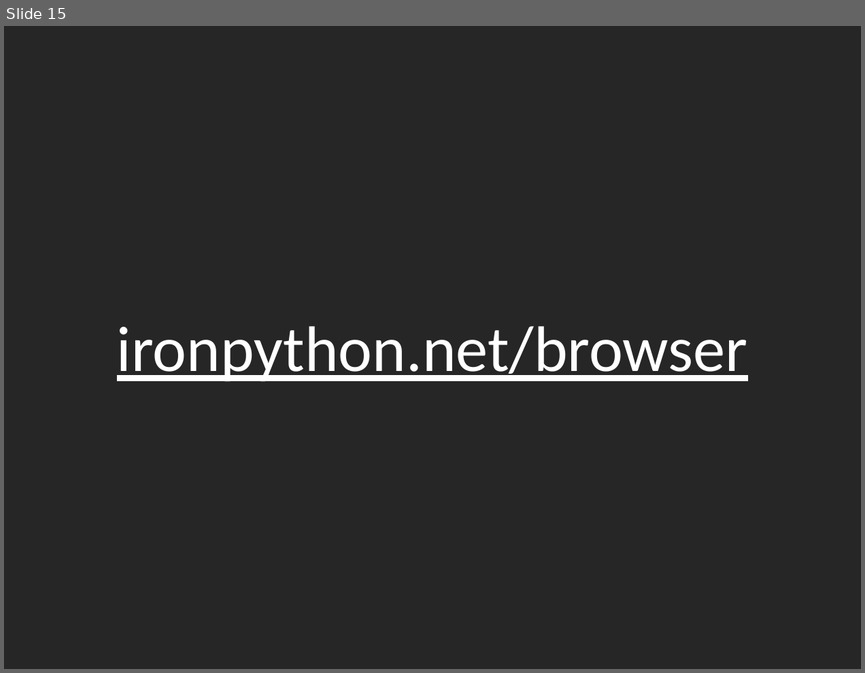
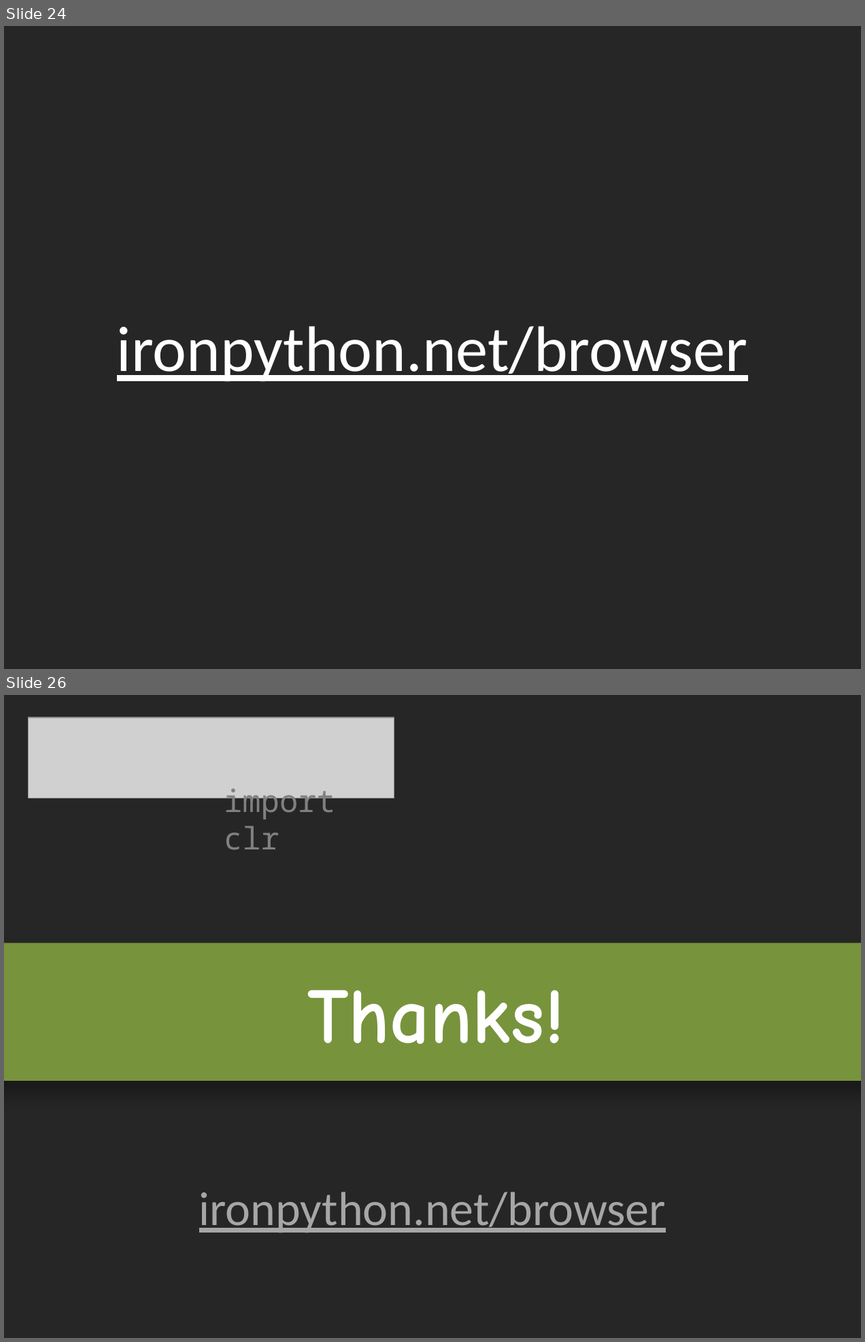
Before and after one commit to jschementi/pycon2010, a slide deck: slides/jimmysch-python-in-the-browser.pptx. Shown one above the other, each under a label of ours: slide 15 before the commit, slides 24 and 26 after it; the slides between them are not shown. The pictures are 865x673 and 865x1342 pixels, drawn with LibreOffice and Linux fonts; fonts in the diff are those of the drawing; grey boxes stand for pictures. Boxes give left, top, right and bottom in pixels: in the first picture for what was removed or moved away, otherwise in the second. Text is boxed around its words. In the diff, an @@ line names an element or a change of style, - is before the commit and + after.

```diff
--- a/slides/jimmysch-python-in-the-browser.pptx
+++ b/slides/jimmysch-python-in-the-browser.pptx
@@ slide 26 added at <box>4,695,861,1338</box>, background #262626 @@
@@ picture added at <box>28,717,394,798</box> @@
@@ text added at <box>224,783,335,849</box>, 26 pt, text #808080 @@
+import clr
@@ rectangle added at <box>4,943,861,1081</box>, fill #77933C, 66 pt, text #FFFFFF, bold @@
+Thanks!
@@ text added at <box>199,1191,666,1232</box>, 40 pt, text #A6A6A6, underline @@
+ironpython.net/browser
@@ what was slide 15 is now slide 24 @@
```
Also in this commit, not shown: 5 slides changed, 12 other slides added, 1 slide removed, 26 other files.
